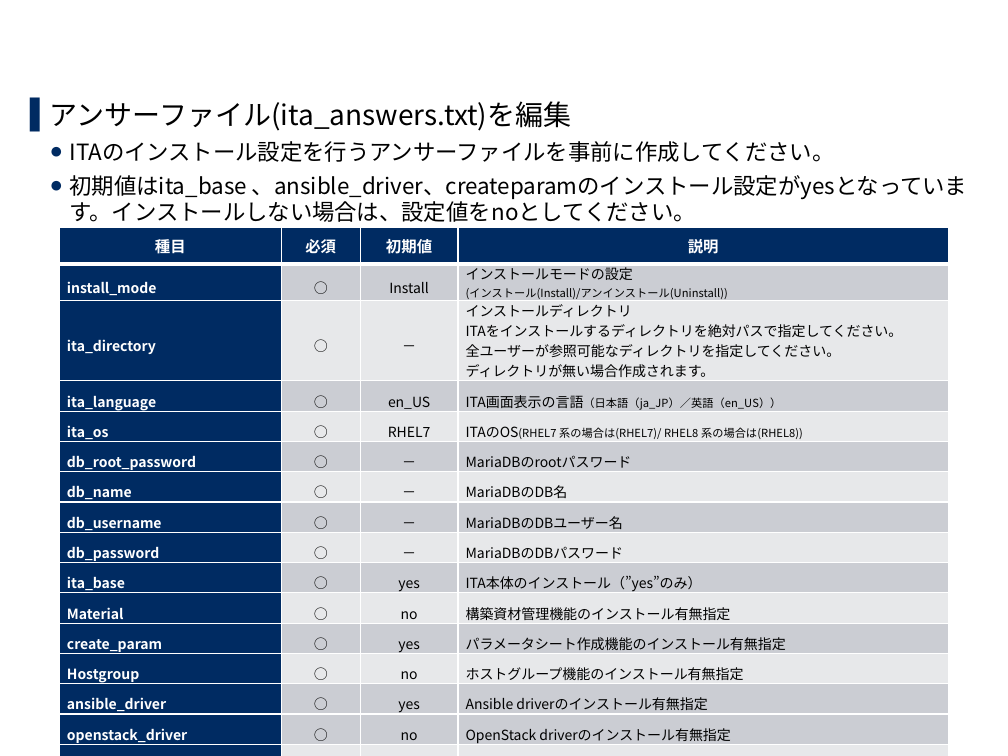
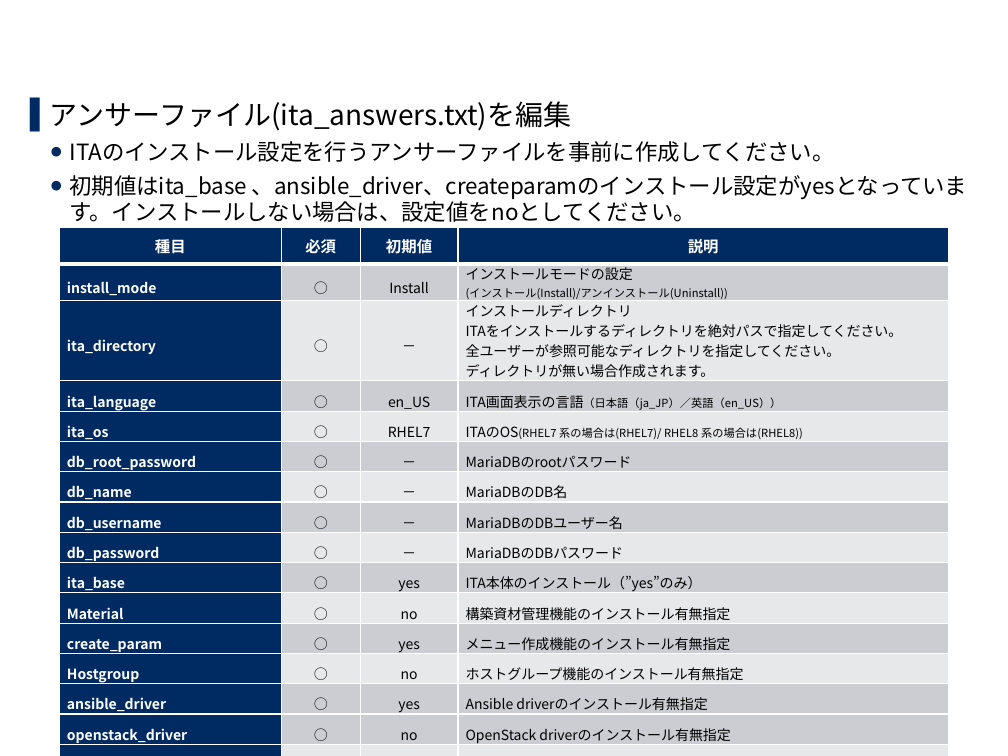
Before and after one commit to exastro-suite/it-automation-docs, a slide deck: slide 16 of asset/Learn_ja/ITA-online-install_ja.pptx. Drawn at 1008x756 pixels with LibreOffice and Linux fonts; fonts in the diff are those of the drawing; background and template pictures are left out. Boxes give left, top, right and bottom in pixels: in the first picture for what was removed or moved away, otherwise in the second. Text is boxed around its words. In the diff, an @@ line names an element or a change of style, - is before the commit and + after.

```diff
--- a/asset/Learn_ja/ITA-online-install_ja.pptx
+++ b/asset/Learn_ja/ITA-online-install_ja.pptx
@@ table at (59, 227, 949, 748) @@
-row 12, column 4: パラメータシート作成機能のインストール有無指定
+row 12, column 4: メニュー作成機能のインストール有無指定
```
Also in this commit, not shown: 2 other slides changed.
